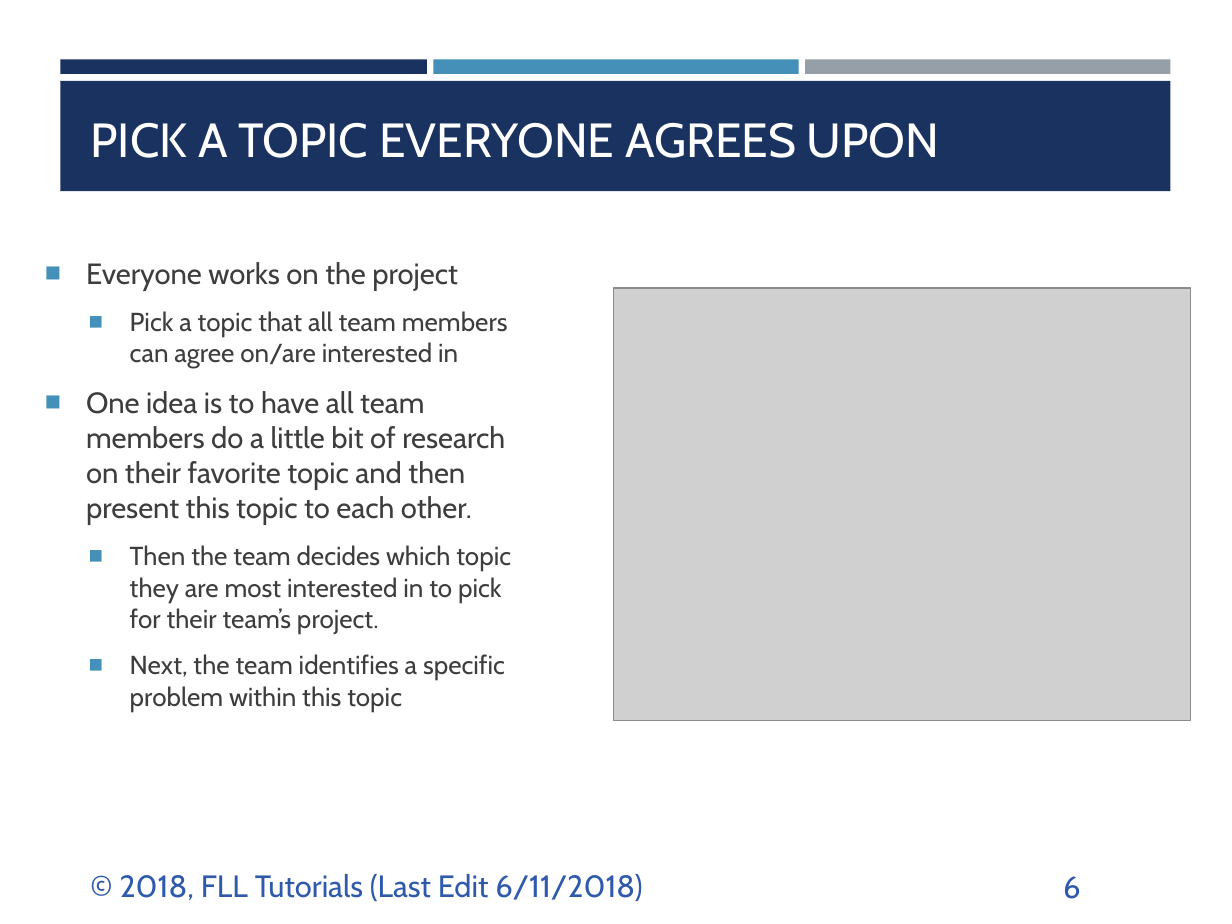
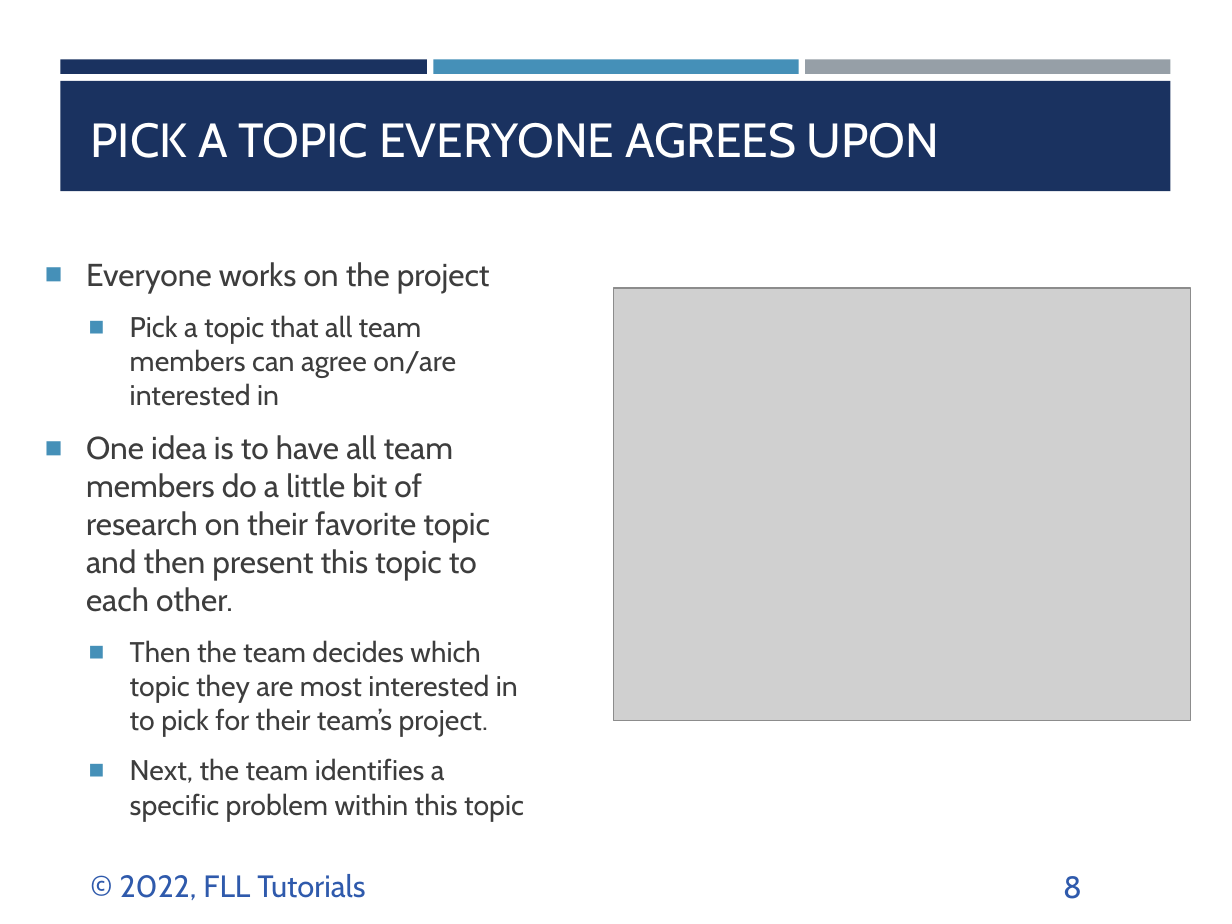
Before and after one commit to ev3lessons/FLL-Tutorials, a slide deck: slide 8 of translations/en-us/Project/Identify.pptx (slide 6 before the commit). Drawn at 1232x924 pixels with LibreOffice and Linux fonts; fonts in the diff are those of the drawing; grey boxes stand for pictures. Boxes give left, top, right and bottom in pixels: in the first picture for what was removed or moved away, otherwise in the second. Text is boxed around its words. In the diff, an @@ line names an element or a change of style, - is before the commit and + after.

Commit message:
Updated all Project lessons with new information

```diff
--- a/translations/en-us/Project/Identify.pptx
+++ b/translations/en-us/Project/Identify.pptx
@@ text "Everyone works on the project" at (86, 262, 524, 822): size 17.1 to 18.5 pt in "Everyone works on the project", "One idea is to have all team ..."; size 15.2 to 16.6 pt in "Pick a topic that all team members ...", "Then the team decides which topic they ...", "Next, the team identifies a specific problem ..." @@
@@ text at (120, 874, 365, 900): text changed @@
-© 2018, FLL Tutorials (Last Edit 6/11/2018)
+© 2022, FLL Tutorials
@@ page number at (1063, 876, 1082, 899): text changed @@
-6
+8
```
Also in this commit, not shown: 7 other slides changed, 2 slides added, 10 other files.
